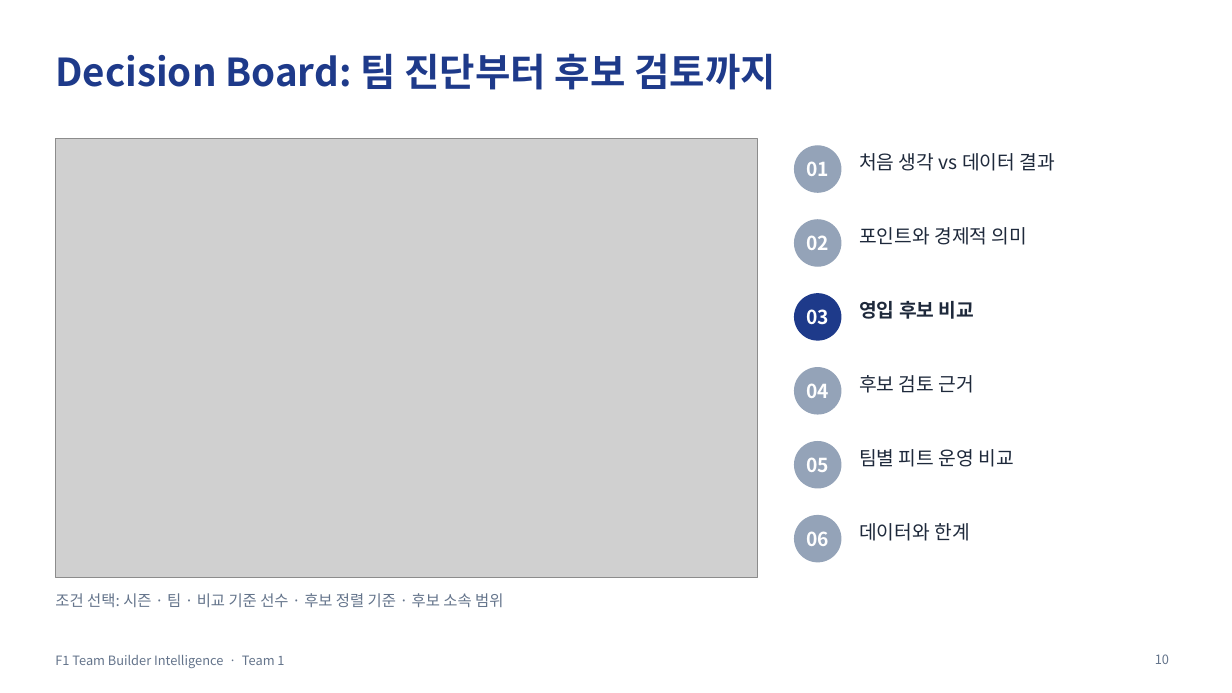
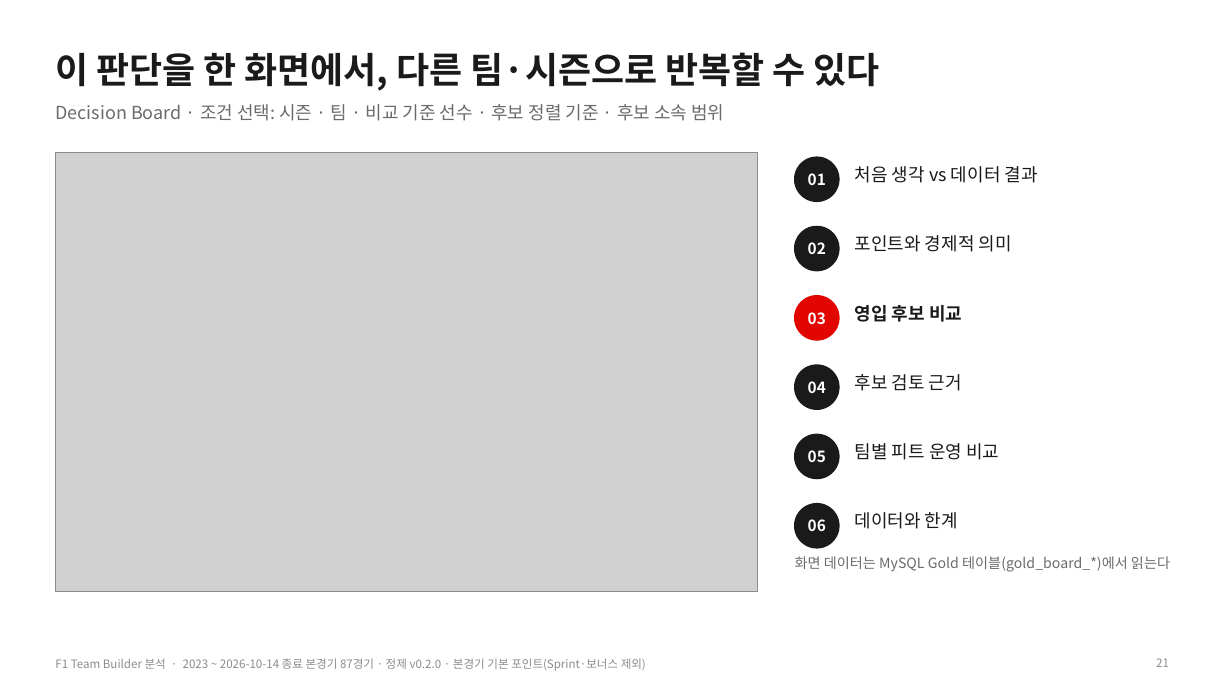
Before and after one commit to encore-ai-campus/mlo-02-p2-team1, a slide deck: slide 21 of docs/F1_TeamBuilder_발표자료.pptx (slide 10 before the commit). Drawn at 1232x693 pixels with LibreOffice and Linux fonts; fonts in the diff are those of the drawing; grey boxes stand for pictures. Boxes give left, top, right and bottom in pixels: in the first picture for what was removed or moved away, otherwise in the second. Text is boxed around its words. In the diff, an @@ line names an element or a change of style, - is before the commit and + after.

```diff
--- a/docs/F1_TeamBuilder_발표자료.pptx
+++ b/docs/F1_TeamBuilder_발표자료.pptx
@@ title removed at (x1=55, y1=53, x2=776, y2=90) @@
-Decision Board: 팀 진단부터 후보 검토까지
@@ title added at (x1=55, y1=52, x2=880, y2=91), 28 pt, text #1A1A1A, bold @@
+이 판단을 한 화면에서, 다른 팀·시즌으로 반복할 수 있다
@@ text at (x1=55, y1=104, x2=724, y2=121): text changed; size 12 to 14 pt; text colour #64748B to #6B6B6B @@
-조건 선택: 시즌 · 팀 · 비교 기준 선수 · 후보 정렬 기준 · 후보 소속 범위
+Decision Board · 조건 선택: 시즌 · 팀 · 비교 기준 선수 · 후보 정렬 기준 · 후보 소속 범위
@@ picture moved from (x1=55, y1=139, x2=758, y2=578) to (x1=55, y1=152, x2=758, y2=592) @@
@@ text "01" moved from (x1=806, y1=161, x2=829, y2=176) to (x1=808, y1=173, x2=826, y2=185) @@
@@ ellipse moved from (x1=795, y1=146, x2=841, y2=192) to (x1=795, y1=157, x2=839, y2=201) @@
@@ text "처음 생각 vs 데이터 결과" moved from (x1=859, y1=153, x2=1054, y2=171) to (x1=855, y1=166, x2=1038, y2=183) @@
@@ ellipse moved from (x1=795, y1=220, x2=841, y2=266) to (x1=795, y1=226, x2=839, y2=271) @@
@@ text "포인트와 경제적 의미" moved from (x1=859, y1=227, x2=1027, y2=245) to (x1=855, y1=235, x2=1012, y2=252) @@
@@ ellipse at (x1=795, y1=296, x2=839, y2=340): fill #1E3A8A to #E10600; outline #1E3A8A 1 pt to #E10600 1 pt @@
@@ ellipse moved from (x1=795, y1=368, x2=841, y2=414) to (x1=795, y1=365, x2=839, y2=409) @@
@@ size 15 to 12 pt in 6 elements at (x1=808, y1=312, x2=826, y2=324), (x1=808, y1=381, x2=826, y2=393), (x1=808, y1=242, x2=826, y2=254), (x1=808, y1=450, x2=826, y2=462), (x1=808, y1=173, x2=826, y2=185), (x1=808, y1=519, x2=826, y2=531) @@
@@ 2 texts, 2 ellipses moved together from (x1=795, y1=442, x2=841, y2=562) to (x1=795, y1=434, x2=839, y2=548) @@
@@ fill #94A3B8 to #1A1A1A; outline #94A3B8 1 pt to #1A1A1A 1 pt in 5 elements at (x1=795, y1=365, x2=839, y2=409), (x1=795, y1=226, x2=839, y2=271), (x1=795, y1=434, x2=839, y2=479), (x1=795, y1=157, x2=839, y2=201), (x1=795, y1=504, x2=839, y2=548) @@
@@ size 15 to 14 pt, text colour #1E293B to #1A1A1A in 6 elements at (x1=855, y1=305, x2=962, y2=322), (x1=855, y1=374, x2=962, y2=391), (x1=855, y1=235, x2=1012, y2=252), (x1=855, y1=443, x2=999, y2=460), (x1=855, y1=166, x2=1038, y2=183), (x1=855, y1=512, x2=958, y2=529) @@
@@ text "데이터와 한계" moved from (x1=859, y1=523, x2=969, y2=541) to (x1=855, y1=512, x2=958, y2=529) @@
@@ text added at (x1=795, y1=556, x2=1170, y2=572), 11 pt, text #6B6B6B @@
+화면 데이터는 MySQL Gold 테이블(gold_board_*)에서 읽는다
@@ text removed at (x1=55, y1=655, x2=284, y2=668) @@
-F1 Team Builder Intelligence · Team 1
@@ text added at (x1=55, y1=658, x2=646, y2=671), 9 pt, text #8C8C8C @@
+F1 Team Builder 분석 · 2023 ~ 2026-10-14 종료 본경기 87경기 · 정제 v0.2.0 · 본경기 기본 포인트(Sprint·보너스 제외)
@@ page number removed at (x1=1155, y1=654, x2=1169, y2=664) @@
-10
@@ page number added at (x1=1156, y1=658, x2=1169, y2=667), 9 pt, text #8C8C8C @@
+21
```
Also in this commit, not shown: 9 other slides changed, 16 slides added, 10 slides removed, 1 other file.
